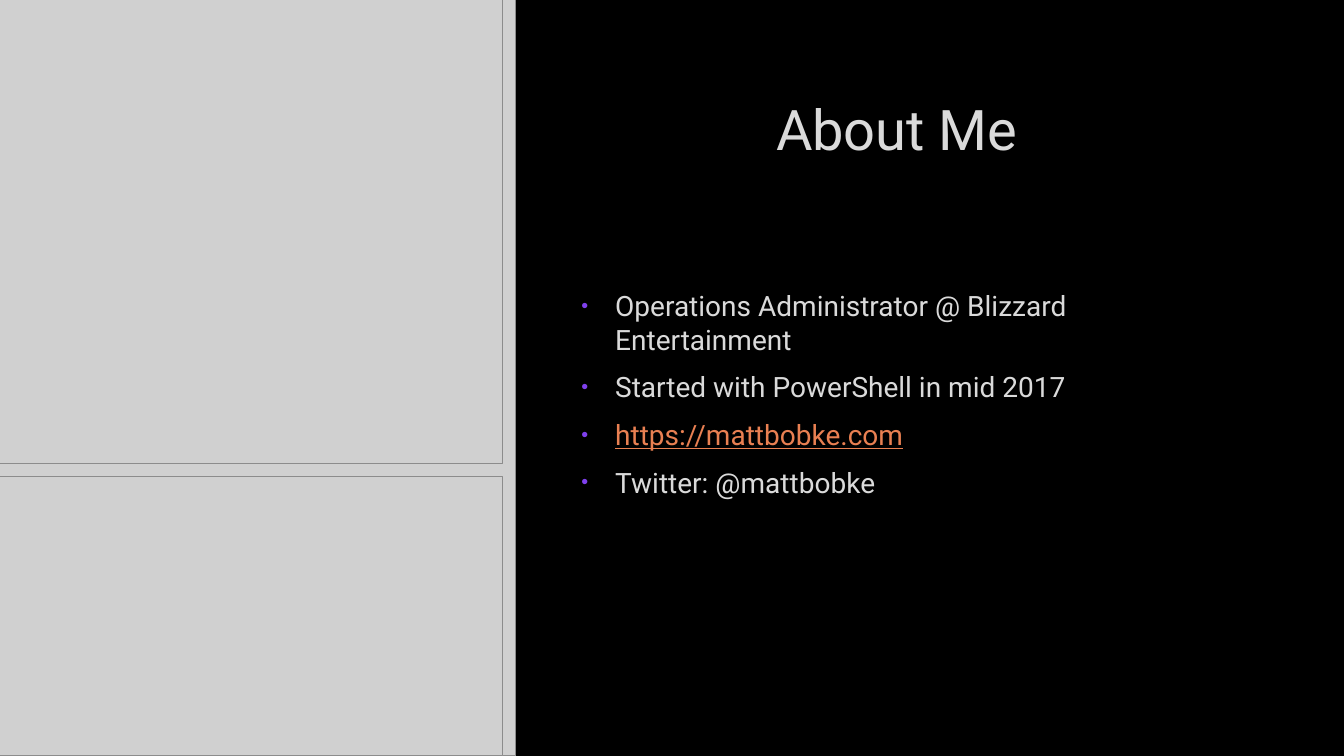
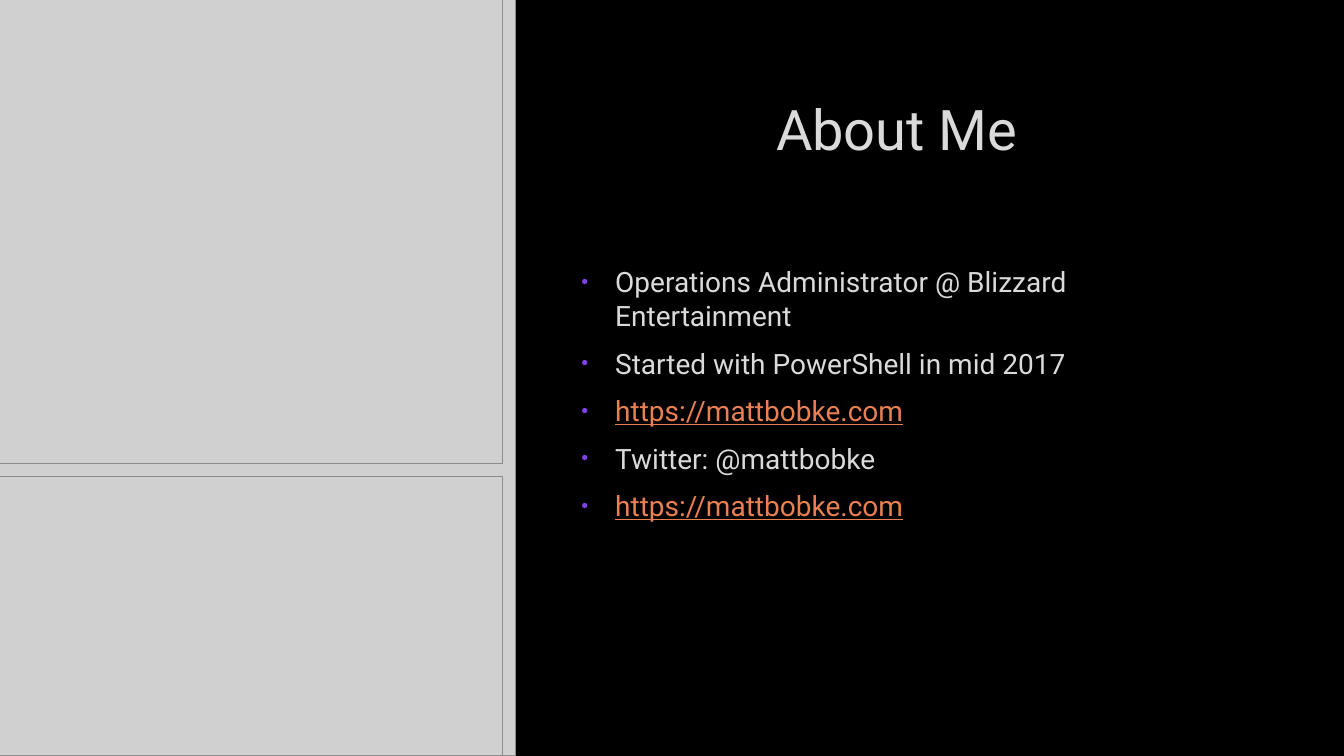
Before and after one commit to mcbobke/AWSPowerShellDemo, a slide deck: slide 2 of AWSPowerShellDemo.pptx. Drawn at 1344x756 pixels with LibreOffice and Linux fonts; fonts in the diff are those of the drawing; grey boxes stand for pictures; background and template pictures are left out. Boxes give left, top, right and bottom in pixels: in the first picture for what was removed or moved away, otherwise in the second. Text is boxed around its words. In the diff, an @@ line names an element or a change of style, - is before the commit and + after.

```diff
--- a/AWSPowerShellDemo.pptx
+++ b/AWSPowerShellDemo.pptx
@@ text at (615,495,903,522): paragraph added @@
+• https://mattbobke.com
```
Also in this commit, not shown: 1 other slide changed.
